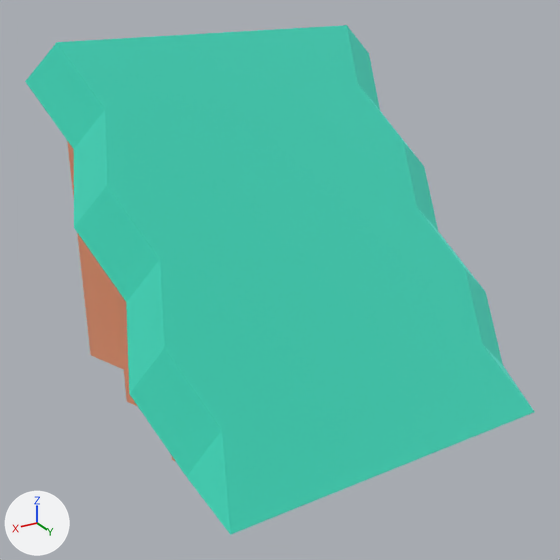
Before and after pictures for a commit that changed the glTF model public/models/nf2/nature/cliff_blockSlope_rock.glb.
The view is the same before and after, from a 50 mm camera at (1.132, 1.775, 1.198) aimed at (0.078, 0.019, 0.319). Every picture has the same lights, and +X, +Y and +Z are marked at lower left. The picture after the commit comes second. Where no turn or scale is listed for an object, it has been applied to the vertices.

In view in the first picture: 'cliff_blockSlope_rock'.
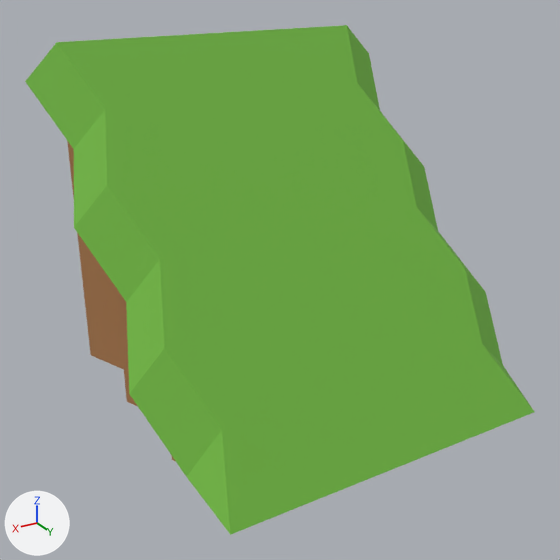
Diff of the bpy script that builds the scene:
```diff
--- a/public/models/nf2/nature/cliff_blockSlope_rock.glb.py
+++ b/public/models/nf2/nature/cliff_blockSlope_rock.glb.py
@@ mat_dirt @@
 mat_dirt = principled_material('dirt')
-mat_dirt.base_color = (0.886, 0.514, 0.341)  # beige #f2be9e
-mat_dirt.metallic = 1.0
+mat_dirt.base_color = (0.418, 0.198, 0.0762)  # brown #ad7b4e
 mat_dirt.roughness = 1.0
@@ mat_grass @@
 mat_grass = principled_material('grass')
-mat_grass.base_color = (0.173, 0.847, 0.722)  # cyan #73eddd
-mat_grass.metallic = 1.0
+mat_grass.base_color = (0.159, 0.451, 0.0513)  # green #6fb340
 mat_grass.roughness = 1.0
@@ ob_tmpparent @@
-ob_tmpparent = bpy.data.objects.new('tmpParent', None)
-ob_tmpparent.location = (0.0, 0.0, 0.0)
```

Where the change shows, as pixel boxes [x1, y1, x2, y2] in the pictures (560 x 560 px):
'cliff_blockSlope_rock', recoloured, surface changed (cyan to green): [25, 25, 534, 535] in both
